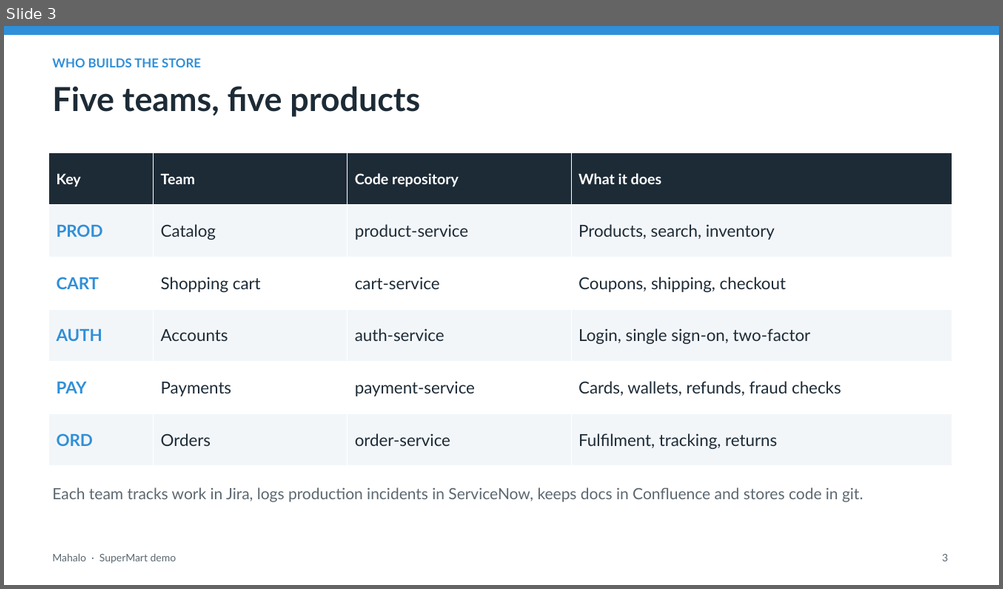
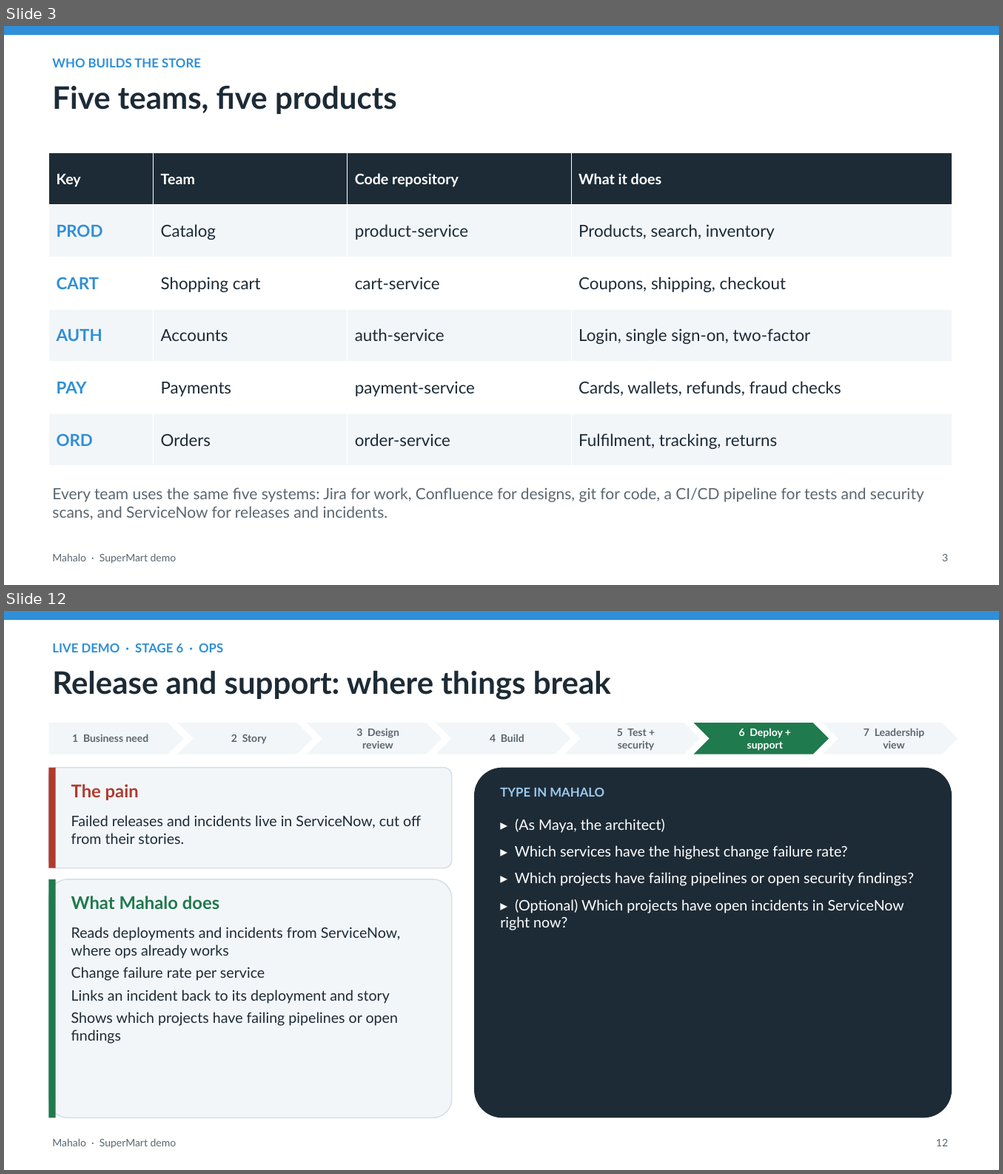
Before and after one commit to tjblavakumar/mahalo-agentcore, a slide deck: docs/Mahalo_SuperMart_Demo.pptx. Shown one above the other, each under a label of ours: slide 3 before the commit, slides 3 and 12 after it; the slides between them are not shown. The pictures are 1003x589 and 1003x1174 pixels, drawn with LibreOffice and Linux fonts; fonts in the diff are those of the drawing. Boxes give left, top, right and bottom in pixels: in the first picture for what was removed or moved away, otherwise in the second. Text is boxed around its words. In the diff, an @@ line names an element or a change of style, - is before the commit and + after.

Commit message:
docs: deck and demo script follow one feature (PAY-109) end to end with all four personas, CI/CD and the login briefing

```diff
--- a/docs/Mahalo_SuperMart_Demo.pptx
+++ b/docs/Mahalo_SuperMart_Demo.pptx
@@ slide 12 added at [4, 611, 999, 1170], background #FFFFFF @@
@@ rectangle added at [4, 611, 999, 620], fill #2F8FD8 @@
@@ text added at [52, 643, 223, 652], 12 pt, text #2F8FD8, bold @@
+LIVE DEMO · STAGE 6 · OPS
@@ text added at [52, 670, 611, 700], 30 pt, text #1D2B36, bold @@
+Release and support: where things break
@@ pentagon arrow added at [48, 723, 184, 755], fill #F3F6F9, 10 pt, text #5B6770, bold @@
+1 Business need
@@ chevron added at [178, 723, 313, 755], fill #F3F6F9, 10 pt, text #5B6770, bold @@
+2 Story
@@ chevron added at [307, 723, 442, 755], fill #F3F6F9, 10 pt, text #5B6770, bold @@
+3 Design review
@@ chevron added at [436, 723, 571, 755], fill #F3F6F9, 10 pt, text #5B6770, bold @@
+4 Build
@@ chevron added at [564, 723, 700, 755], fill #F3F6F9, 10 pt, text #5B6770, bold @@
+5 Test + security
@@ chevron added at [694, 723, 828, 755], fill #1F7A4D, 10 pt, text #FFFFFF, bold @@
+6 Deploy + support
@@ chevron added at [822, 723, 958, 755], fill #F3F6F9, 10 pt, text #5B6770, bold @@
+7 Leadership view
@@ rounded rectangle added at [48, 768, 452, 869], fill #F3F6F9, outline #D5DDE4 1 pt @@
@@ rectangle added at [48, 768, 56, 869], fill #B03A2E @@
@@ text added at [71, 784, 139, 800], 17 pt, text #B03A2E, bold @@
+The pain
@@ rounded rectangle added at [474, 768, 951, 1119], fill #1D2B36 @@
@@ text added at [500, 787, 604, 797], 12 pt, text #9CC9EE, bold @@
+TYPE IN MAHALO
@@ text added at [71, 815, 421, 844], 14 pt, text #1D2B36 @@
+Failed releases and incidents live in ServiceNow, cut off from their stories.
@@ text added at [500, 819, 913, 931], 14 pt, text #FFFFFF @@
+▸ (As Maya, the architect)
+▸ Which services have the highest change failure rate?
+▸ Which projects have failing pipelines or open security findings?
+▸ (Optional) Which projects have open incidents in ServiceNow right now?
@@ rounded rectangle added at [48, 880, 452, 1119], fill #F3F6F9, outline #D5DDE4 1 pt @@
@@ rectangle added at [48, 880, 56, 1119], fill #1F7A4D @@
@@ text added at [71, 896, 219, 909], 17 pt, text #1F7A4D, bold @@
+What Mahalo does
@@ text added at [71, 927, 400, 1044], 14 pt, text #1D2B36 @@
+Reads deployments and incidents from ServiceNow, where ops already works
+Change failure rate per service
+Links an incident back to its deployment and story
+Shows which projects have failing pipelines or open findings
@@ text added at [52, 1139, 176, 1149], 10 pt, text #5B6770 @@
+Mahalo · SuperMart demo
@@ text added at [936, 1139, 948, 1147], 10 pt, text #5B6770 @@
+12
@@ slide 3 changed as well @@
@@ text "Five teams, five products" at [52, 85, 397, 114]: size 32 to 30 pt @@
@@ text at [52, 488, 924, 520]: text changed @@
-Each team tracks work in Jira, logs production incidents in ServiceNow, keeps docs in Confluence and stores code in git.
+Every team uses the same five systems: Jira for work, Confluence for designs, git for code, a CI/CD pipeline for tests and security scans, and ServiceNow for releases and incidents.
```
Also in this commit, not shown: 9 other slides changed, 4 other slides added, 2 slides removed, 5 other files.
